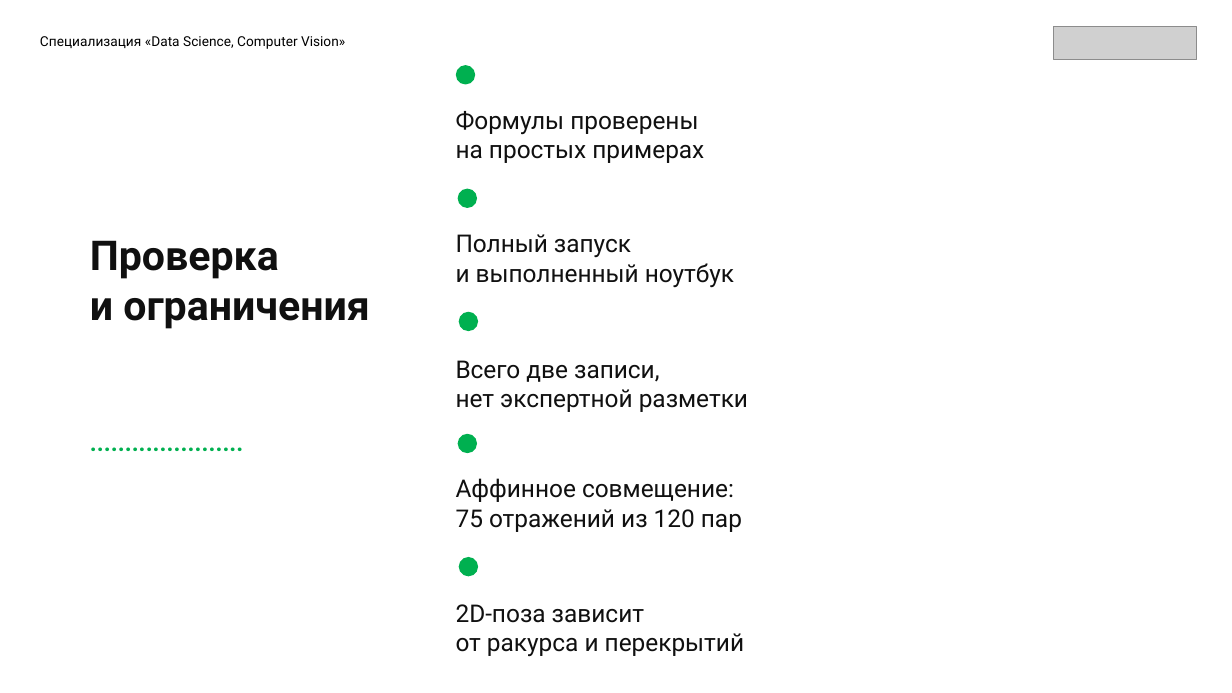
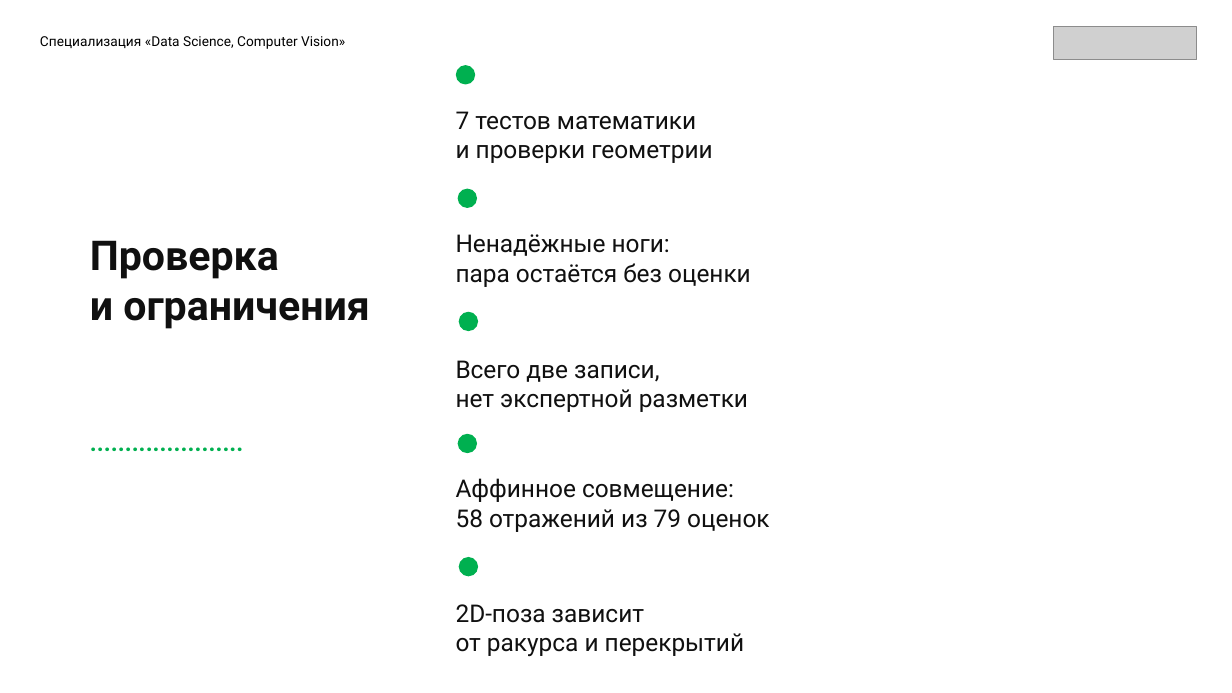
Before and after one commit to Enfox/sf_data_science, a slide deck: slide 9 of PROJECT_EASY-MOTION/presentation/Easy_Motion.pptx. Drawn at 1232x693 pixels with LibreOffice and Linux fonts; fonts in the diff are those of the drawing; grey boxes stand for pictures; background and template pictures are left out. Boxes give left, top, right and bottom in pixels: in the first picture for what was removed or moved away, otherwise in the second. Text is boxed around its words. In the diff, an @@ line names an element or a change of style, - is before the commit and + after.

```diff
--- a/PROJECT_EASY-MOTION/presentation/Easy_Motion.pptx
+++ b/PROJECT_EASY-MOTION/presentation/Easy_Motion.pptx
@@ text at [456, 111, 712, 163]: text changed @@
-Формулы проверены
-на простых примерах
+7 тестов математики
+и проверки геометрии
@@ text at [456, 234, 751, 287]: text changed @@
-Полный запуск
-и выполненный ноутбук
+Ненадёжные ноги:
+пара остаётся без оценки
@@ text at [456, 509, 769, 532]: text changed @@
-75 отражений из 120 пар
+58 отражений из 79 оценок
```
Also in this commit, not shown: 3 other slides changed, 21 other files.
